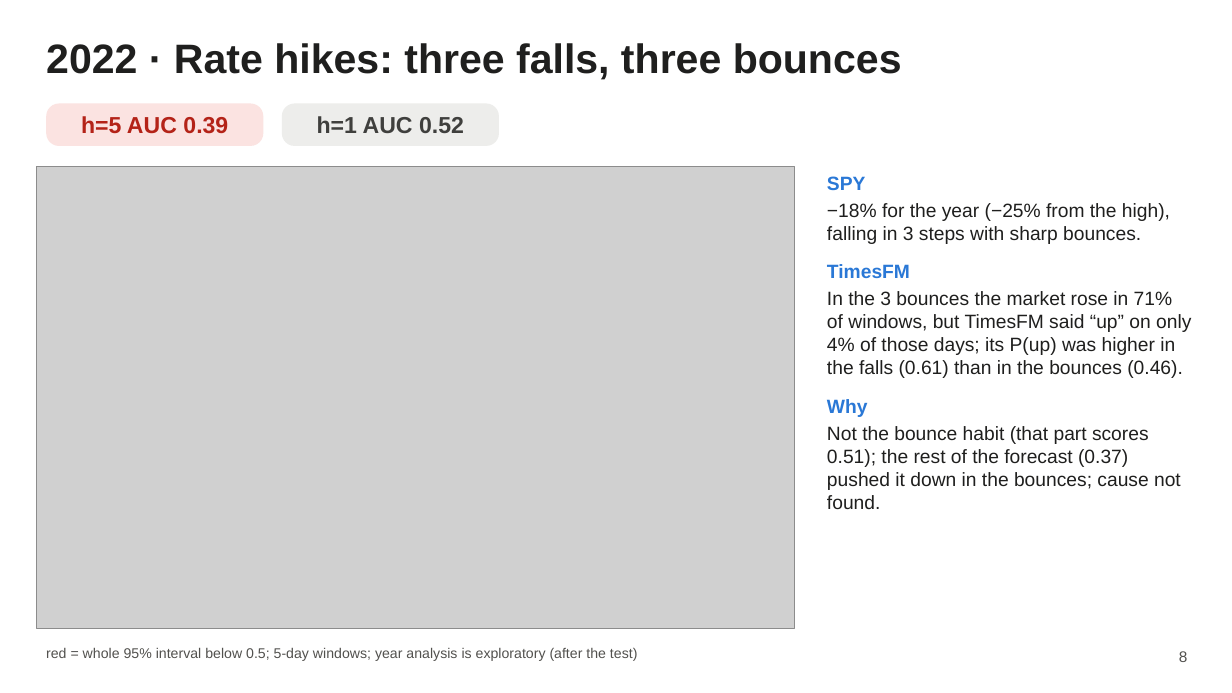
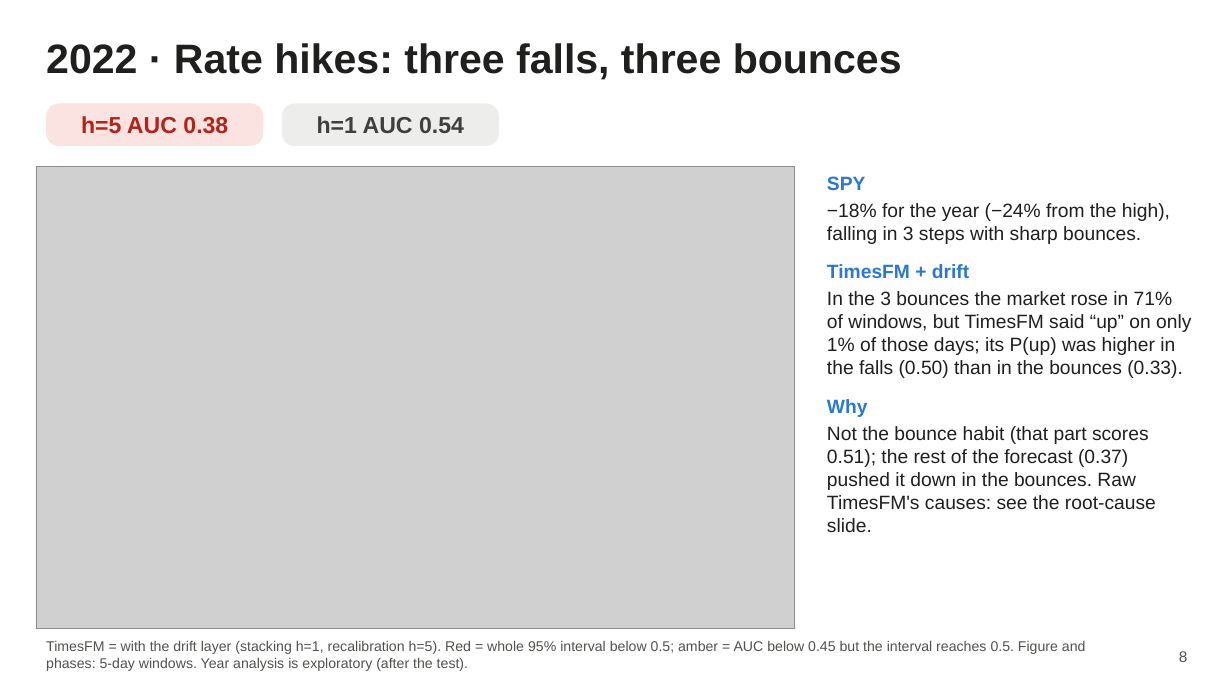
Before and after one commit to AmauryJayr/Predicting-SP500, a slide deck: slide 8 of timesfm3_experiment/slides/timesfm3_slides.pptx. Drawn at 1232x693 pixels with LibreOffice and Linux fonts; fonts in the diff are those of the drawing; grey boxes stand for pictures. Boxes give left, top, right and bottom in pixels: in the first picture for what was removed or moved away, otherwise in the second. Text is boxed around its words. In the diff, an @@ line names an element or a change of style, - is before the commit and + after.

Commit message:
TimesFM-3 slides: drift layer results throughout, new analysis slides
Results and year slides now use TimesFM + drift layer (stacking for h=1,
recalibration for h=5, picked on 2015-2018). Adds the how-it-was-built,
root-cause, drift and VIX slides; removes a stray LibreOffice lock file.

```diff
--- a/timesfm3_experiment/slides/timesfm3_slides.pptx
+++ b/timesfm3_experiment/slides/timesfm3_slides.pptx
@@ text in rounded rectangle at (81,116,228,134): text changed @@
-h=5 AUC 0.39
+h=5 AUC 0.38
@@ text in rounded rectangle at (317,116,464,133): text changed @@
-h=1 AUC 0.52
+h=1 AUC 0.54
@@ text at (827,203,1191,378): text changed @@
-−18% for the year (−25% from the high), falling in 3 steps with sharp bounces.
-TimesFM
-In the 3 bounces the market rose in 71% of windows, but TimesFM said “up” on only 4% of those days; its P(up) was higher in the falls (0.61) than in the bounces (0.46).
+−18% for the year (−24% from the high), falling in 3 steps with sharp bounces.
+TimesFM + drift
+In the 3 bounces the market rose in 71% of windows, but TimesFM said “up” on only 1% of those days; its P(up) was higher in the falls (0.50) than in the bounces (0.33).
@@ text at (827,426,1156,532): text changed @@
-Not the bounce habit (that part scores 0.51); the rest of the forecast (0.37) pushed it down in the bounces; cause not found.
+Not the bounce habit (that part scores 0.51); the rest of the forecast (0.37) pushed it down in the bounces. Raw TimesFM's causes: see the root-cause slide.
@@ text at (46,641,1086,671): text changed @@
-red = whole 95% interval below 0.5; 5-day windows; year analysis is exploratory (after the test)
+TimesFM = with the drift layer (stacking h=1, recalibration h=5). Red = whole 95% interval below 0.5; amber = AUC below 0.45 but the interval reaches 0.5. Figure and phases: 5-day windows. Year analysis is exploratory (after the test).
```
Also in this commit, not shown: 11 other slides changed, 1 slide added, 20 other files.
